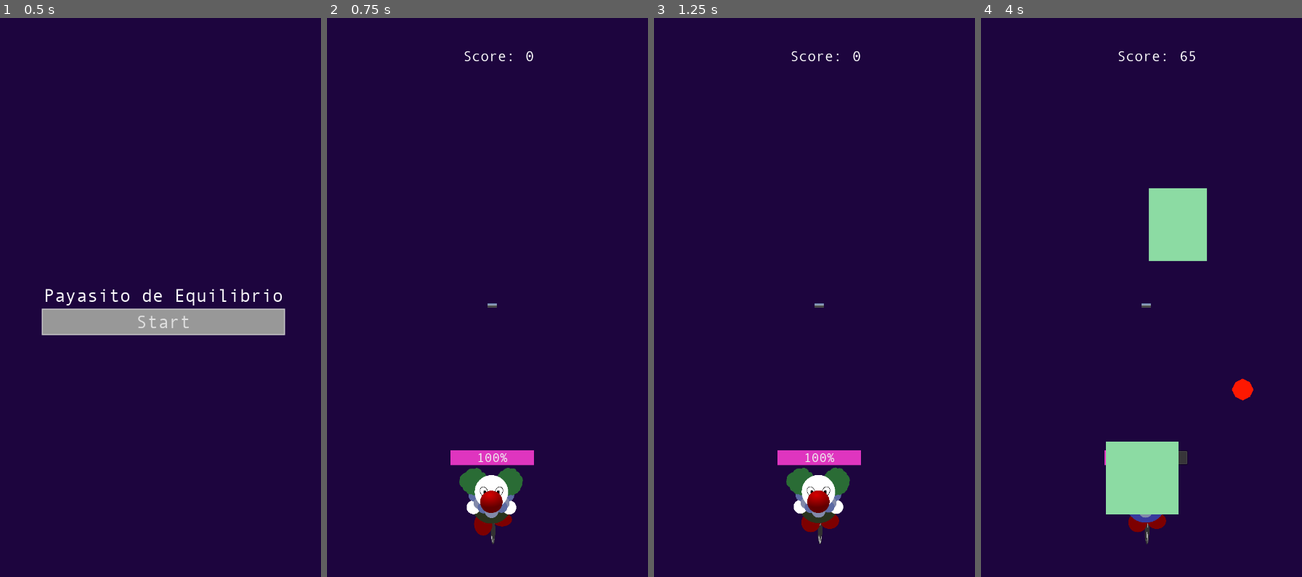
Above: before the commit, frames 1-4 (left to right).
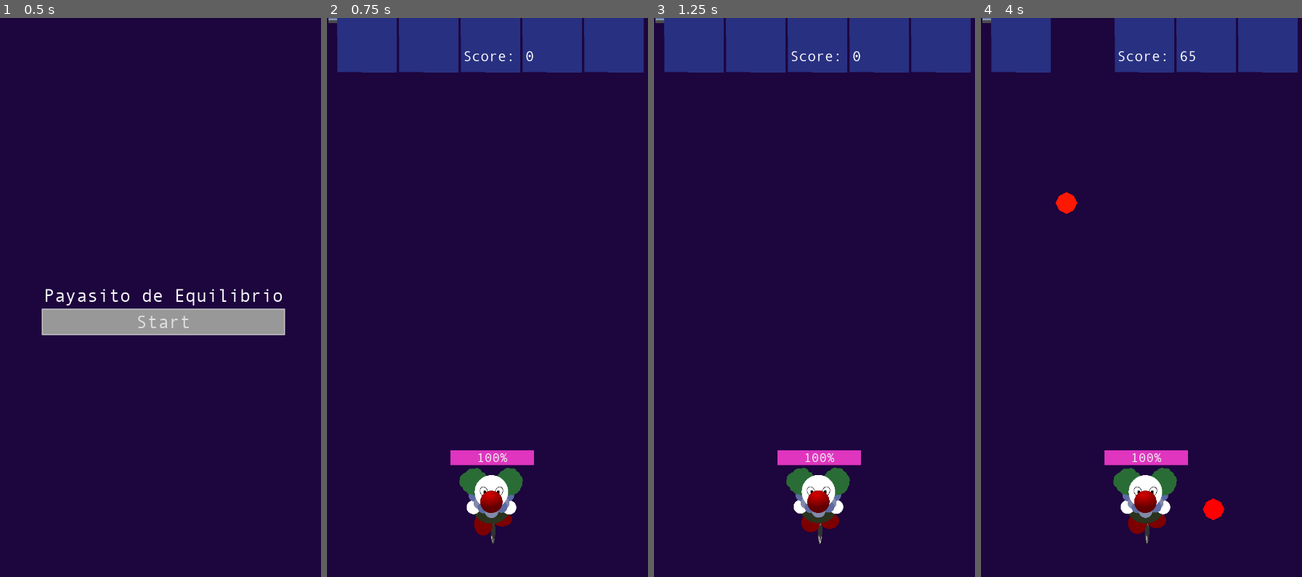
Above: after the commit, the same moments.

Repository: drarbego/payaso-de-equilibrio
Game: Godot game, scene res://StartGameMenu.tscn
Same seed, same stepped clock (60 frames per second), same inputs: the game is played once before the commit and once after it. A sky picture missing from this copy of the repository is replaced by a grey-blue gradient.
Inputs (mouse positions are in pixels of both pictures, inside the frame that each line leads up to):
- Up to frame 1 (0.5 s): no input
- Up to frame 2 (0.75 s): click "Start" at 0.5 s
- Up to frame 3 (1.25 s): no input
- Up to frame 4 (4 s): move the mouse to (1215, 280) at 1.27 s; press the mouse at (1215, 280) at 1.28 s; move the mouse to (1080, 336) at 2.02 s; release the mouse at (1080, 336) at 2.03 s; click (1080, 336) at 2.1 s; move the mouse to (1176, 180) at 2.77 s; press the mouse at (1176, 180) at 2.78 s; move the mouse to (1128, 426) at 3.52 s; release the mouse at (1128, 426) at 3.53 s; click (1128, 426) at 3.6 s

Frame 1 is identical in both runs. In frame 2, 9.0% of the frame differs, in the area x 0-99%, y 0-52%; in frame 3, 9.0%; in frame 4, 13%, in the area x 0-99%, y 0-94%.

Commit message:
Add bricks

Diff:
--- a/BaseProjectile.gd
+++ b/BaseProjectile.gd
@@ -2,7 +2,7 @@
 
 class_name Projectile
 
-export (float) var max_speed = 2000
+export (float) var max_speed = 2500
 var speed = max_speed
 var speed_decrease = 300
 export (float) var gravity_speed = 500
@@ -14,5 +14,7 @@
 	var collision = move_and_collide(velocity + gravity)
 	speed = clamp(speed - speed_decrease * delta, 0, max_speed)
 
-	if collision and collision.collider.name == "Margin":
+	if collision:
 		dir = dir.bounce(collision.normal)
+		if collision.collider is Brick:
+			collision.collider.queue_free()
--- a/BaseProjectile.tscn
+++ b/BaseProjectile.tscn
@@ -6,8 +6,7 @@
 radius = 20.0
 
 [node name="BaseProjectile" type="KinematicBody2D"]
-collision_layer = 3
-collision_mask = 2
+collision_mask = 4
 script = ExtResource( 1 )
 
 [node name="CollisionShape2D" type="CollisionShape2D" parent="."]
--- /dev/null
+++ b/Bricks/Brick.gd
@@ -0,0 +1,30 @@
+extends KinematicBody2D
+
+
+class_name Brick
+
+var target_pos = Vector2.ZERO
+var is_moving = false
+var speed = 100
+
+func move_to_next_row():
+	self.target_pos = self.position + Vector2(0, self.get_height())
+	self.is_moving = true
+
+func get_time_until_next_pos():
+	return self.get_height() / self.speed
+
+func get_width():
+	return ($CollisionShape2D.shape.extents.x+2) * 2
+
+func get_height():
+	return ($CollisionShape2D.shape.extents.y+2) * 2
+
+func _physics_process(delta):
+	if not self.is_moving:
+		return
+
+	move_and_slide(self.position.direction_to(self.target_pos) * self.speed)
+	if  self.position >= self.target_pos:
+		self.position = self.target_pos
+		self.is_moving = false
--- /dev/null
+++ b/Bricks/Brick.tscn
@@ -0,0 +1,22 @@
+[gd_scene load_steps=3 format=2]
+
+[ext_resource path="res://Bricks/Brick.gd" type="Script" id=1]
+
+[sub_resource type="RectangleShape2D" id=1]
+extents = Vector2( 66, 66 )
+
+[node name="Brick" type="KinematicBody2D" groups=[
+"bricks",
+]]
+collision_layer = 4
+collision_mask = 4
+script = ExtResource( 1 )
+
+[node name="CollisionShape2D" type="CollisionShape2D" parent="."]
+shape = SubResource( 1 )
+
+[node name="Polygon2D" type="Polygon2D" parent="."]
+position = Vector2( -0.0253267, -1.23558 )
+scale = Vector2( 0.727793, 1.70695 )
+color = Color( 0.160784, 0.192157, 0.509804, 1 )
+polygon = PoolVector2Array( -90.2779, -37.8998, 90.4552, -38.5887, 90.4552, 38.9211, -89.4782, 38.2321 )
--- /dev/null
+++ b/Bricks/BrickSpawner.gd
@@ -0,0 +1,24 @@
+extends Node2D
+
+
+const Brick = preload("res://Bricks/Brick.tscn")
+func _ready():
+	self.spawn_bricks_row()
+
+func spawn_bricks_row():
+	var brick_width = Brick.instance().get_width()
+	var brick_count = int(floor($Start.position.distance_to($End.position) / brick_width))
+	for i in range(brick_count):
+		var brick_pos_x = brick_width * i + brick_width/2
+		var brick = Brick.instance()
+		brick.position = Vector2(brick_pos_x, 0)
+		add_child(brick)
+
+func _on_SpawnTimer_timeout():
+	get_tree().call_group("bricks", "move_to_next_row")
+	$Tween.interpolate_callback(
+		self,
+		Brick.instance().get_time_until_next_pos(),
+		"spawn_bricks_row"
+	)
+	$Tween.start()
--- /dev/null
+++ b/Bricks/BrickSpawner.tscn
@@ -0,0 +1,18 @@
+[gd_scene load_steps=2 format=2]
+
+[ext_resource path="res://Bricks/BrickSpawner.gd" type="Script" id=1]
+
+[node name="BrickSpawner" type="Node2D"]
+script = ExtResource( 1 )
+
+[node name="Start" type="Position2D" parent="."]
+
+[node name="End" type="Position2D" parent="."]
+position = Vector2( 680, 0 )
+
+[node name="SpawnTimer" type="Timer" parent="."]
+wait_time = 5.0
+autostart = true
+
+[node name="Tween" type="Tween" parent="."]
+[connection signal="timeout" from="SpawnTimer" to="." method="_on_SpawnTimer_timeout"]
--- a/Characters/Payasito.gd
+++ b/Characters/Payasito.gd
@@ -8,7 +8,7 @@
 var equilibrium_limit = 0.2
 var equilibrium_increase_unit = 15
 var equilibrium_decrease_unit = -30
-var bullets = 1
+var bullets = 5
 
 signal fell
 signal shot(dir, speed_factor)
@@ -35,7 +35,7 @@
 
 func _physics_process(delta):
 	var inclination = self.get_inclination()
-	var motion = 0 if self.state == FALLING else Vector2(inclination, 0) * self.speed
+	var motion = Vector2.ZERO if self.state == FALLING else Vector2(inclination, 0) * self.speed
 	var __ = self.move_and_slide(motion)
 
 	var equilibrium_delta = equilibrium_decrease_unit if abs(inclination) > equilibrium_limit else equilibrium_increase_unit
@@ -90,7 +90,6 @@
 			clamp(modulate.g, 0, 0.5),
 			clamp(modulate.b, 0, 0.5)
 		)
-		print($AnimatedSprite.modulate)
 	else:
 		$AnimatedSprite.modulate = Color.white
 
--- a/Characters/Payasito.tscn
+++ b/Characters/Payasito.tscn
@@ -60,14 +60,14 @@
 "name": "normal",
 "speed": 24.0
 }, {
+"frames": [ ExtResource( 18 ), ExtResource( 9 ), ExtResource( 33 ), ExtResource( 23 ), ExtResource( 26 ), ExtResource( 25 ), ExtResource( 24 ), ExtResource( 15 ), ExtResource( 31 ), ExtResource( 34 ), ExtResource( 14 ), ExtResource( 27 ) ],
+"loop": true,
+"name": "low",
+"speed": 24.0
+}, {
 "frames": [ ExtResource( 21 ), ExtResource( 32 ), ExtResource( 11 ), ExtResource( 12 ), ExtResource( 13 ), ExtResource( …(236 unchanged characters)…
 "loop": true,
 "name": "mid",
-"speed": 24.0
-}, {
-"frames": [ ExtResource( 18 ), ExtResource( 9 ), ExtResource( 33 ), ExtResource( 23 ), ExtResource( 26 ), ExtResource( 25 ), ExtResource( 24 ), ExtResource( 15 ), ExtResource( 31 ), ExtResource( 34 ), ExtResource( 14 ), ExtResource( 27 ) ],
-"loop": true,
-"name": "low",
 "speed": 24.0
 } ]
 
@@ -159,8 +159,8 @@
 shape = SubResource( 1 )
 
 [node name="Hitbox" type="Area2D" parent="."]
-collision_layer = 2
-collision_mask = 2
+collision_layer = 6
+collision_mask = 6
 
 [node name="CollisionShape2D" type="CollisionShape2D" parent="Hitbox"]
 shape = SubResource( 2 )
--- a/Env.gd
+++ b/Env.gd
@@ -6,7 +6,7 @@
 const cloud_texture = preload("res://Assets/Background/Cloud_01.png")
 
 var spawn_timer = Timer.new()
-var obstacle_spawn_time = 0.75
+var obstacle_spawn_time = 2
 
 export(float) var CLOUD_ANIMATION_SPEED = 300
 var score = 0
@@ -65,6 +65,9 @@
 		ammo.position = Vector2(body.position.x, $Payasito.position.y)
 		add_child(ammo)
 		body.queue_free()
+	if body is Brick:
+		game_over()
+
 
 func _on_GameOverTimer_timeout():
 	game_over()
--- a/Env.tscn
+++ b/Env.tscn
@@ -1,13 +1,14 @@
-[gd_scene load_steps=10 format=2]
+[gd_scene load_steps=11 format=2]
 
 [ext_resource path="res://Env.gd" type="Script" id=1]
 [ext_resource path="res://Characters/Payasito.tscn" type="PackedScene" id=2]
+[ext_resource path="res://Bricks/BrickSpawner.tscn" type="PackedScene" id=3]
 [ext_resource path="res://Assets/Andale Mono.ttf" type="DynamicFontData" id=4]
 [ext_resource path="res://Assets/Equilibrio.ogg" type="AudioStream" id=5]
 [ext_resource path="res://Assets/Background/Payasito_Sky_Background.png" type="Texture" id=6]
 
 [sub_resource type="RectangleShape2D" id=1]
-extents = Vector2( 350, 10 )
+extents = Vector2( 340, 10 )
 
 [sub_resource type="RectangleShape2D" id=2]
 extents = Vector2( 6, 40 )
@@ -25,9 +26,10 @@
 CLOUD_ANIMATION_SPEED = 400.0
 
 [node name="Background" type="Sprite" parent="."]
-position = Vector2( 364, 632 )
-scale = Vector2( 0.322222, 0.325 )
+position = Vector2( 3, 0 )
+scale = Vector2( 0.333, 0.33 )
 texture = ExtResource( 6 )
+centered = false
 
 [node name="CloudTimer" type="Timer" parent="."]
 wait_time = 10.0
@@ -38,6 +40,9 @@
 [node name="Payasito" parent="." instance=ExtResource( 2 )]
 position = Vector2( 360, 1080 )
 
+[node name="BrickSpawner" parent="." instance=ExtResource( 3 )]
+position = Vector2( 20, 55 )
+
 [node name="Margin" type="StaticBody2D" parent="."]
 
 [node name="CollisionPolygon2D" type="CollisionPolygon2D" parent="Margin"]
@@ -45,8 +50,8 @@
 
 [node name="ObstacleDeleter" type="Area2D" parent="."]
 position = Vector2( 360, 1160 )
-collision_layer = 2
-collision_mask = 2
+collision_layer = 7
+collision_mask = 7
 
 [node name="CollisionShape2D" type="CollisionShape2D" parent="ObstacleDeleter"]
 shape = SubResource( 1 )
--- a/Obstacle.tscn
+++ b/Obstacle.tscn
@@ -21,8 +21,8 @@
 polygon = PoolVector2Array( -80, -80, 80, -80, 80, 80, -80, 80 )
 
 [node name="Hitbox" type="Area2D" parent="."]
-collision_layer = 2
-collision_mask = 2
+collision_layer = 4
+collision_mask = 4
 
 [node name="CollisionShape2D" type="CollisionShape2D" parent="Hitbox"]
 shape = SubResource( 2 )
--- a/project.godot
+++ b/project.godot
@@ -9,6 +9,11 @@
 config_version=4
 
 _global_script_classes=[ {
+"base": "KinematicBody2D",
+"class": "Brick",
+"language": "GDScript",
+"path": "res://Bricks/Brick.gd"
+}, {
 "base": "KinematicBody2D",
 "class": "Obstacle",
 "language": "GDScript",
@@ -25,6 +30,7 @@
 "path": "res://BaseProjectile.gd"
 } ]
 _global_script_class_icons={
+"Brick": "",
 "Obstacle": "",
 "Player": "",
 "Projectile": ""
